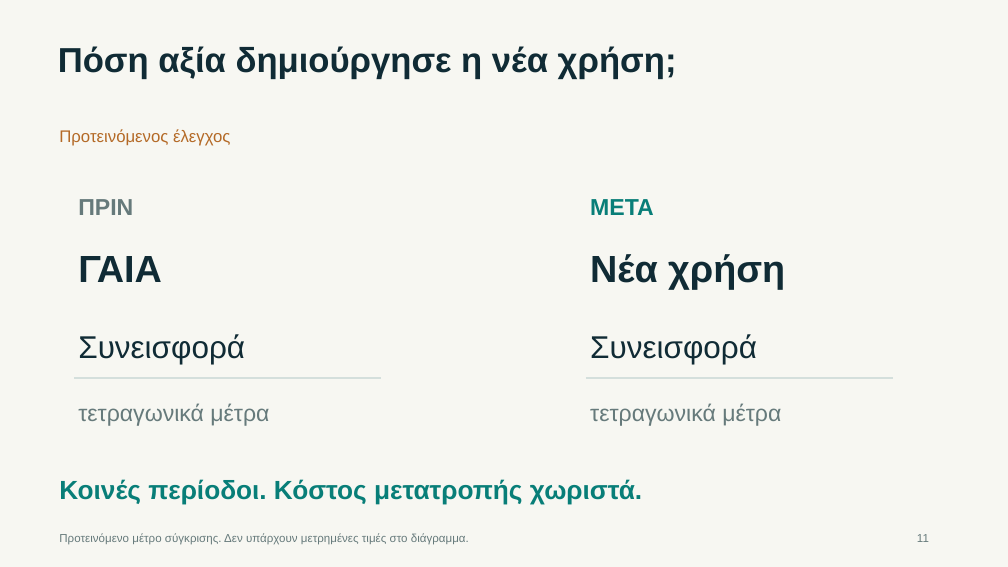
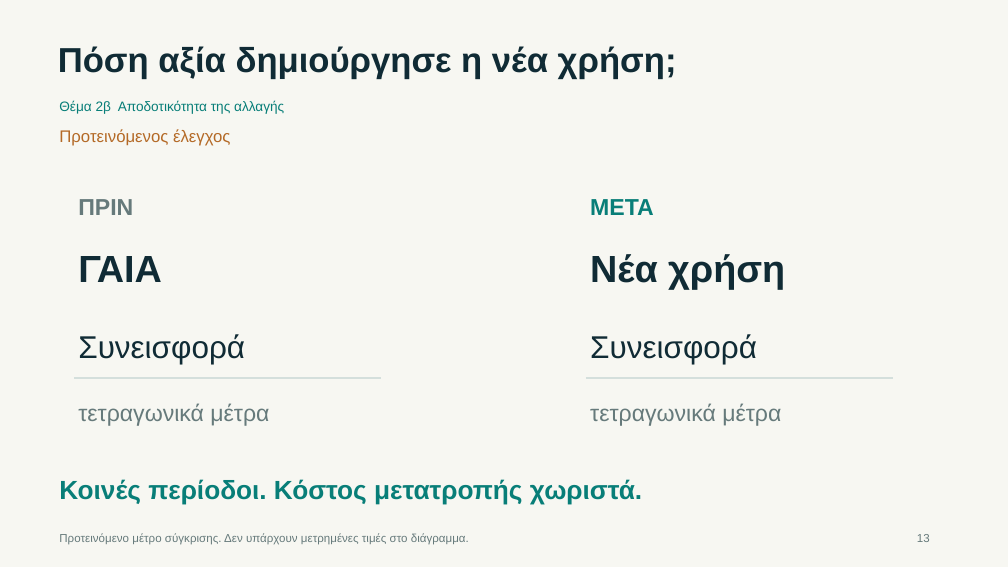
Before and after one commit to jtzach/iatriko-athinon-management, a slide deck: slide 13 of writing/CEO-Ιατρικό-Αθηνών-3-Ευρήματα.pptx (slide 11 before the commit). Drawn at 1008x567 pixels with LibreOffice and Linux fonts; fonts in the diff are those of the drawing. Boxes give left, top, right and bottom in pixels: in the first picture for what was removed or moved away, otherwise in the second. Text is boxed around its words. In the diff, an @@ line names an element or a change of style, - is before the commit and + after.

```diff
--- a/writing/CEO-Ιατρικό-Αθηνών-3-Ευρήματα.pptx
+++ b/writing/CEO-Ιατρικό-Αθηνών-3-Ευρήματα.pptx
@@ text added at bbox=[59, 100, 284, 114], 13 pt, text #087E78 @@
+Θέμα 2β Αποδοτικότητα της αλλαγής
@@ text at bbox=[917, 534, 930, 542]: text changed @@
-11
+13
```
Also in this commit, not shown: 10 other slides changed, 4 slides added, 1 slide removed, 23 other files.
